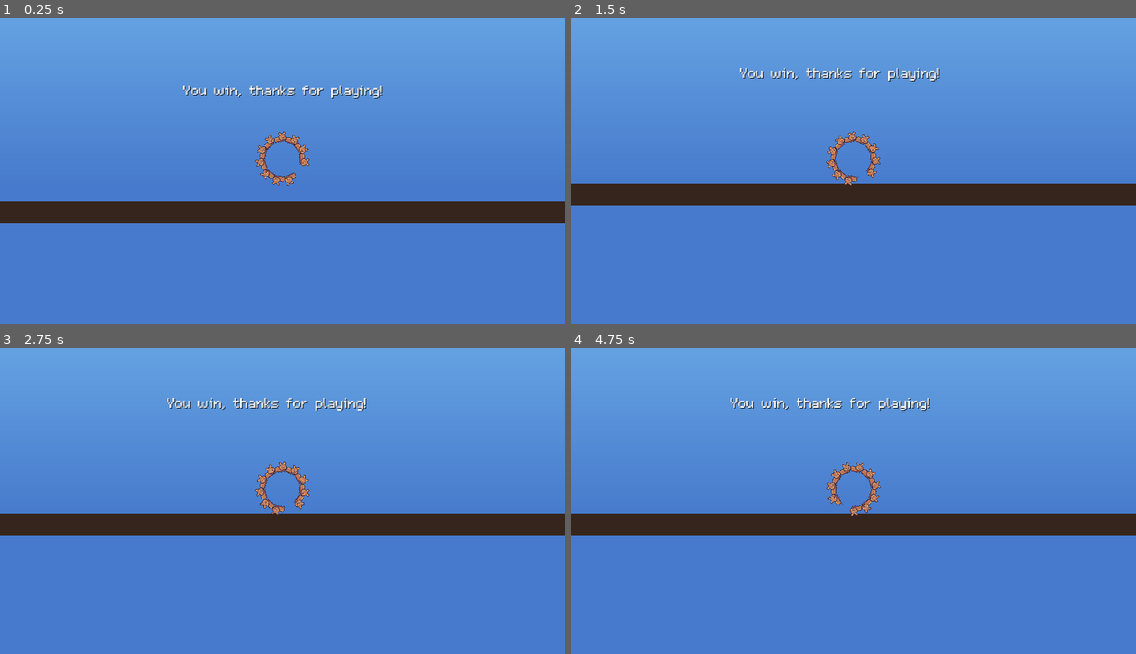
Above: before the commit, frames 1-4 (two rows, left to right).
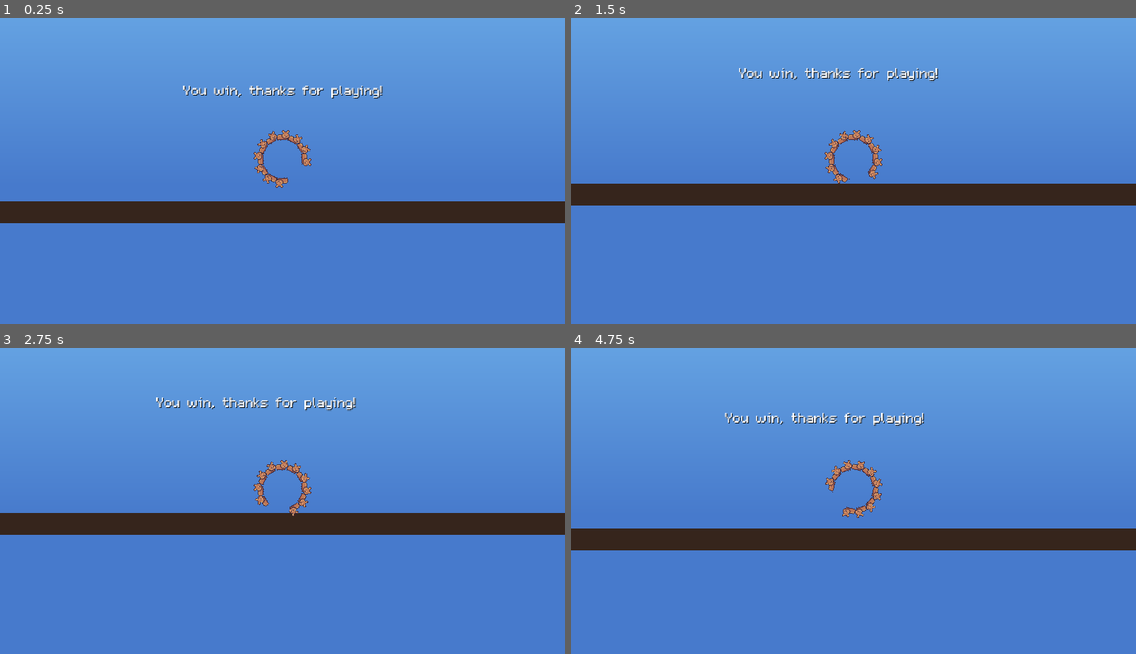
Above: after the commit, the same moments.

Repository: MichaelBelousov/optt-multiplayer-jam
Game: Godot game, scene res://levels/victory_level.tscn
Same seed, same stepped clock (60 frames per second), same inputs: the game is played once before the commit and once after it. This scene is started directly instead of the project's main scene.
Inputs:
- Up to frame 1 (0.25 s): no input
- Up to frame 2 (1.5 s): tap Enter at 0.5 s; hold D (move_right) 0.53-1.28 s; tap Left (p2_move_left) at 0.6 s; tap Space at 0.77 s; hold A (move_left) from 1.28 s (still down); tap Right (p2_move_right) at 1.35 s
- Up to frame 3 (2.75 s): tap Space at 1.52 s; release A (move_left) at 2.03 s; hold D (move_right) from 2.03 s (still down); hold Up (p2_move_up) from 2.03 s (still down)
- Up to frame 4 (4.75 s): release D (move_right) at 2.78 s; release Up (p2_move_up) at 2.78 s; hold W (move_up) 2.78-3.53 s; tap Left (p2_move_left) at 2.85 s; tap Space at 3.02, 3.77, 4.52 s; hold A (move_left) from 3.53 s (still down); tap Right (p2_move_right) at 3.6 s; tap Up (p2_move_up) at 4.35 s

The runs differ from the first frame. In frame 1, 0.6% of the frame differs, in the area x 44-56%, y 36-56%; in frame 2, 1.3%; in frame 3, 2.0%; in frame 4, 11%, in the area x 0-100%, y 16-67%.

Commit message:
Added Jump sound

Diff:
--- a/src/hamster_wheel.gd
+++ b/src/hamster_wheel.gd
@@ -90,7 +90,10 @@
 
   if touching_ground and jump_strength > 0 and jump_start_time == null:
     jump_start_time = OS.get_ticks_msec()
-    $sfx_Jump.play()
+    if jump_strength <= 1:
+      $sfx_Jump_Single.play()
+    else:
+      $sfx_Jump_Double.play()
   if jump_start_time != null and OS.get_ticks_msec() - jump_start_time > JUMP_IMPULSE_DURATION_MS:
     jump_start_time = null
 
--- a/src/hamster_wheel.tscn
+++ b/src/hamster_wheel.tscn
@@ -1,8 +1,9 @@
-[gd_scene load_steps=4 format=2]
+[gd_scene load_steps=5 format=2]
 
 [ext_resource path="res://src/hamster_wheel.gd" type="Script" id=1]
 [ext_resource path="res://src/hamster.tscn" type="PackedScene" id=2]
-[ext_resource path="res://audio-files/sfx_Jump_01.wav" type="AudioStream" id=3]
+[ext_resource path="res://audio-files/sfx_Jump_Double.wav" type="AudioStream" id=3]
+[ext_resource path="res://audio-files/sfx_Jump_Single.wav" type="AudioStream" id=4]
 
 [node name="HamsterWheel" type="RigidBody2D"]
 mass = 4.0
@@ -20,6 +21,11 @@
 enabled = true
 cast_to = Vector2( 0, 3 )
 
-[node name="sfx_Jump" type="AudioStreamPlayer" parent="."]
+[node name="sfx_Jump_Double" type="AudioStreamPlayer" parent="."]
 stream = ExtResource( 3 )
 bus = "sfx"
+
+[node name="sfx_Jump_Single" type="AudioStreamPlayer" parent="."]
+stream = ExtResource( 4 )
+volume_db = 1.0
+bus = "sfx"
Not shown, removed: audio-files/sfx_Jump_01.wav.import
Not shown, removed: audio-files/sfx_Jump_02.wav.import
Not shown, removed: audio-files/sfx_Jump_03.wav.import
Not shown, added: audio-files/sfx_Jump_Double.wav.import
Not shown, added: audio-files/sfx_Jump_Single.wav.import
Not shown, removed: audio-files/sfx_Jump_01.wav
Not shown, removed: audio-files/sfx_Jump_02.wav
Not shown, removed: audio-files/sfx_Jump_03.wav
Not shown, added: audio-files/sfx_Jump_Double.wav
Not shown, added: audio-files/sfx_Jump_Single.wav
